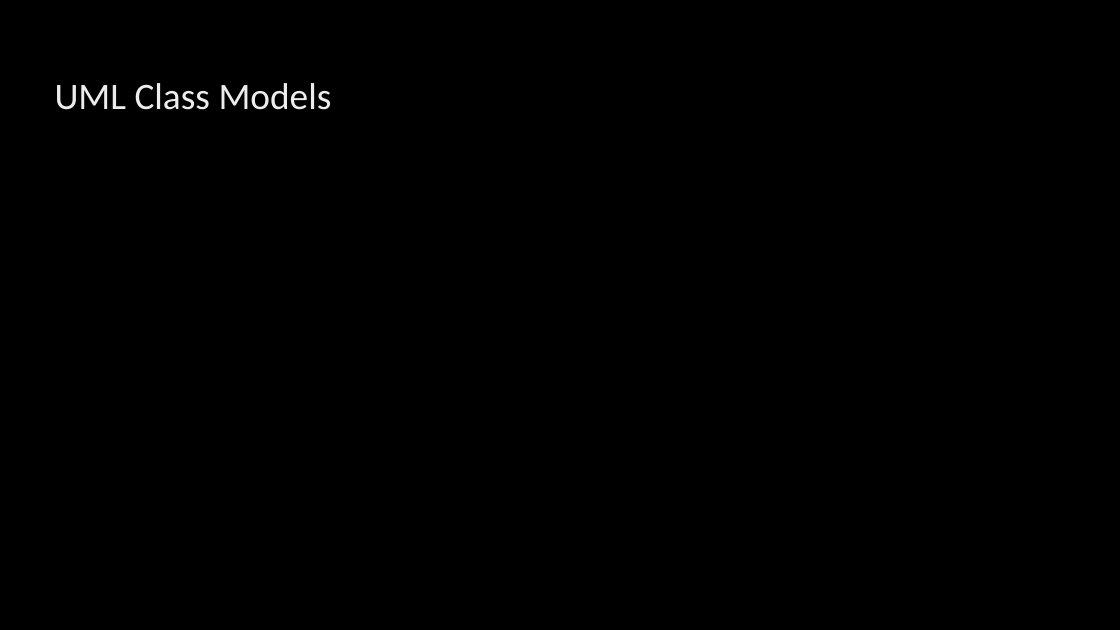
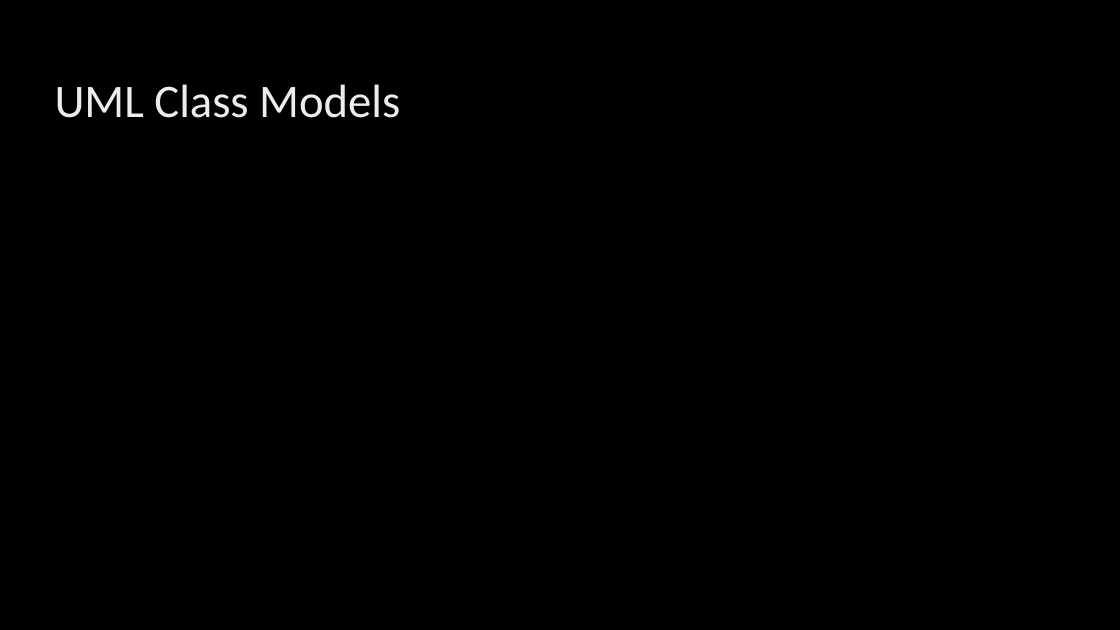
Before and after one commit to ksierrac/Atlas-Prestige, a slide deck: slide 8 of projectpresentation.pptx. Drawn at 1120x630 pixels with LibreOffice and Linux fonts; fonts in the diff are those of the drawing; background and template pictures are left out. Boxes give left, top, right and bottom in pixels: in the first picture for what was removed or moved away, otherwise in the second. Text is boxed around its words. In the diff, an @@ line names an element or a change of style, - is before the commit and + after.

```diff
--- a/projectpresentation.pptx
+++ b/projectpresentation.pptx
@@ text "UML Class Models" at [55,84,400,118]: size 32 to 40 pt @@
```
Also in this commit, not shown: 8 other slides changed, 1 slide added, 1 slide removed, 3 other files.
